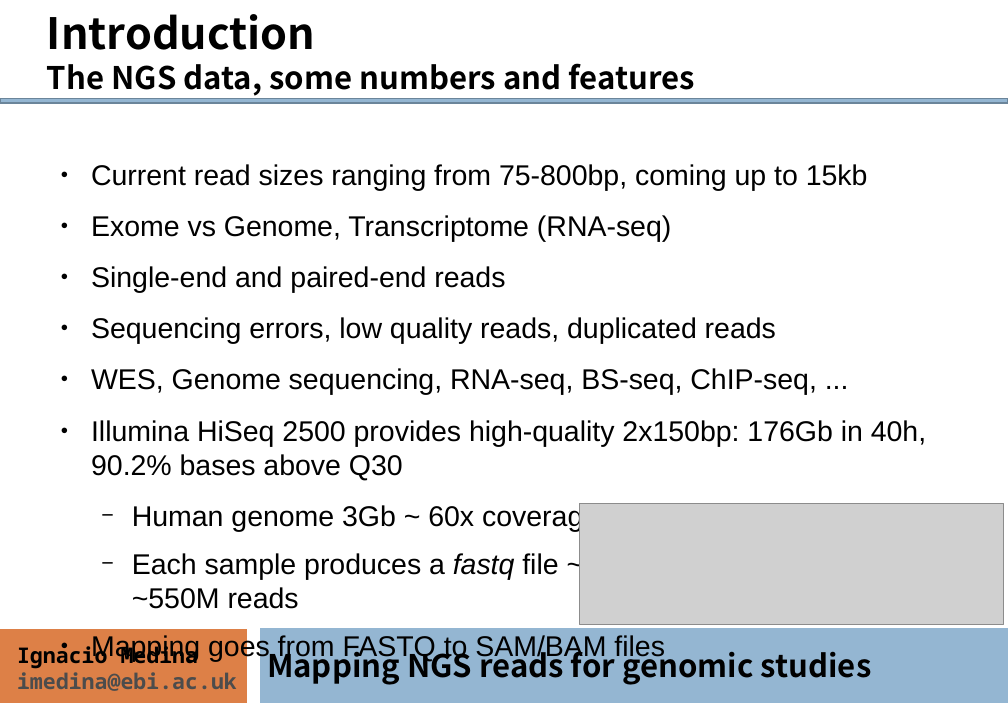
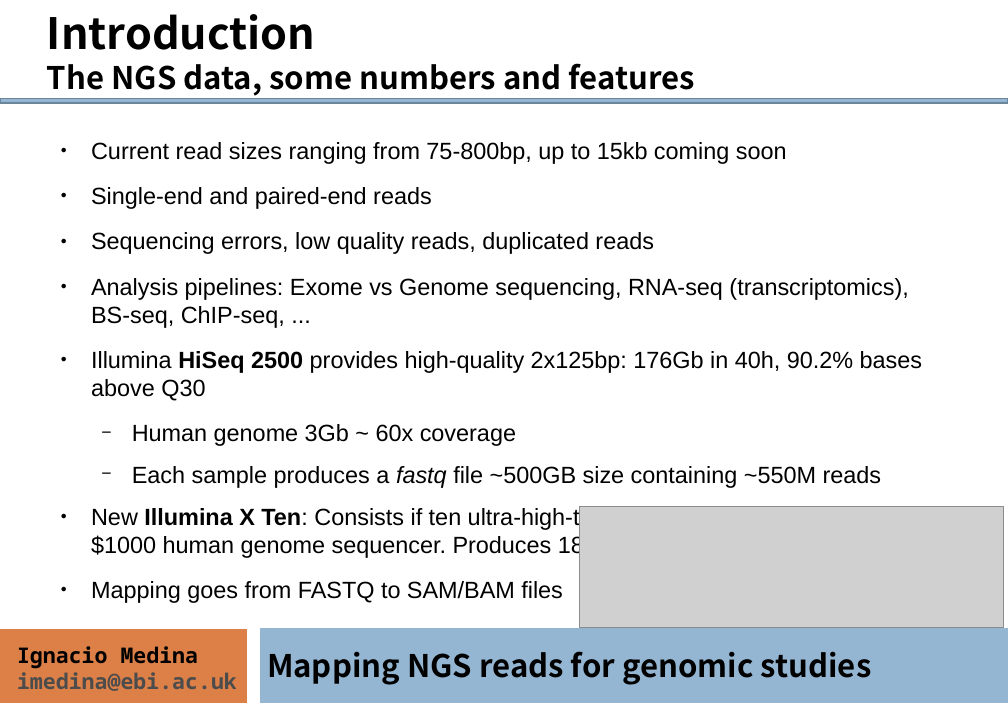
Before and after one commit to ngs-course/ngs-course.github.io, a slide deck: slide 4 of Course_Materials/alignment/presentation/ngs-read-mapping-imedina-mda14.odp. Drawn at 1008x713 pixels with LibreOffice and Linux fonts; fonts in the diff are those of the drawing; grey boxes stand for pictures. Boxes give left, top, right and bottom in pixels: in the first picture for what was removed or moved away, otherwise in the second. Text is boxed around its words. In the diff, an @@ line names an element or a change of style, - is before the commit and + after.

Commit message:
alignment: definitive slides done

```diff
--- a/Course_Materials/alignment/presentation/ngs-read-mapping-imedina-mda14.odp
+++ b/Course_Materials/alignment/presentation/ngs-read-mapping-imedina-mda14.odp
@@ text "Current read sizes ranging from ...": place and size @@
-text "Current read sizes ranging from ..." at <box>91,164,926,662</box>
+text "Current read sizes ranging from ..." at <box>91,142,922,603</box>
@@ text at <box>91,142,787,164</box>: text changed; size 23.8 to 19.6 pt @@
-● Current read sizes ranging from 75-800bp, coming up to 15kb
-● Exome vs Genome, Transcriptome (RNA-seq)
+● Current read sizes ranging from 75-800bp, up to 15kb coming soon
@@ text at <box>91,187,882,603</box>: size 23.8 to 19.6 pt in "Single-end and paired-end reads", "Sequencing errors, low quality reads, duplicated reads", "Human genome 3Gb ~ 60x coverage", "Each sample produces a fastq file ~500GB ..." and 1 more places @@
@@ text at <box>91,278,922,401</box>: text changed; size 23.8 to 19.6 pt @@
-● WES, Genome sequencing, RNA-seq, BS-seq, ChIP-seq, ...
-● Illumina HiSeq 2500 provides high-quality 2x150bp: 176Gb in 40h, 90.2% bases above Q30
+● Analysis pipelines: Exome vs Genome sequencing, RNA-seq (transcriptomics), BS-seq, ChIP-seq, ...
+● Illumina HiSeq 2500 provides high-quality 2x125bp: 176Gb in 40h, 90.2% bases above Q30
@@ text at <box>91,506,870,558</box>: paragraph added @@
+● New Illumina X Ten: Consists if ten ultra-high-throughput sequencers. First $1000 human genome sequencer. Produces 18.000 genomes per year
@@ picture: place and size @@
-picture at <box>579,504,1004,624</box>
+picture at <box>579,507,1004,628</box>
```
Also in this commit, not shown: 16 other slides changed, 1 other file.
